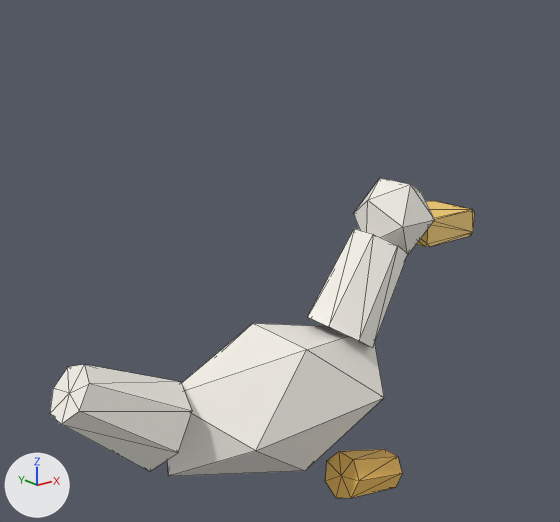
Renders of the glTF model public/studio/v2.15.0/d_duck/model.glb from each side of a commit.
Both versions are drawn from a 50 mm camera at (-2.73, -3.43, 2.85) aimed at (0.14, 0.16, 1.42). The lights are fixed; the arrows at lower left show +X, +Y and +Z. The first picture is the older version. Mesh edges are drawn as thin lines. Where no turn or scale is listed for an object, it has been applied to the vertices.

The older version as bpy lines, for what is in view:
```python
me_geometry_1 = bpy.data.meshes.new('geometry_1')
me_geometry_1.from_pydata(...)  # 16 vertices, 28 faces; spans x 0.318..1.019, y -0.234..0.234, z 0.771..1.547
me_geometry_1.materials.append(mat_defaultmaterial_001)
me_geometry_2 = bpy.data.meshes.new('geometry_2')
me_geometry_2.from_pydata(...)  # an icosphere of 20 faces spanning x 0.723..1.217, y -0.221..0.221, z 1.362..1.838
me_geometry_2.materials.append(mat_defaultmaterial_002)
me_geometry_4 = bpy.data.meshes.new('geometry_4')
me_geometry_4.from_pydata(...)  # 16 vertices, 28 faces; spans x -1.433..-0.701, y -0.253..0.253, z 0.508..1.181
me_geometry_4.materials.append(mat_defaultmaterial_004)
me_geometry_6 = bpy.data.meshes.new('geometry_6')
me_geometry_6.from_pydata(...)  # 16 vertices, 28 faces; spans x 0.187..0.681, y -0.489..-0.197, z -0.134..0.241
me_geometry_6.materials.append(mat_defaultmaterial_006)
ob_part1 = bpy.data.objects.new('part1', me_geometry_1)
ob_part1.location = (0.0, 0.0, 0.0)
ob_part2 = bpy.data.objects.new('part2', me_geometry_2)
ob_part2.location = (0.0, 0.0, 0.0)
ob_part4 = bpy.data.objects.new('part4', me_geometry_4)
ob_part4.location = (0.0, 0.0, 0.0)
ob_part6 = bpy.data.objects.new('part6', me_geometry_6)
ob_part6.location = (0.0, 0.0, 0.0)
# also in view: 'part3' at (1.34, 0.0, 1.5); 'part0' at (0.0, 0.0, 0.6)
```
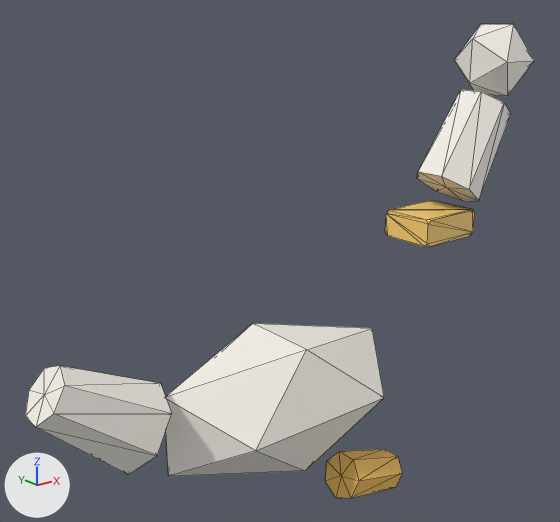
Location of each change, [x1, y1, x2, y2] in pixels of the pictures (560 x 522 px):
'part1', moved: before [307, 229, 408, 348]; after [417, 90, 511, 201]
'part4', moved: before [50, 364, 192, 472]; after [25, 366, 172, 475]
'part2', moved: before [354, 178, 435, 256]; after [454, 24, 534, 96]

The change, as a list of edits to the scene's bpy script:
```text
Change me_geometry_1:
    used by ob_part1; location = (0.0, 0.0, 0.0)
    remove me_geometry_1.from_pydata(...)  # 16 vertices, 28 faces; spans x 0.318..1.019, y -0.234..0.234, z 0.771..1.547
    add me_geometry_1.from_pydata(...)  # 16 vertices, 28 faces; spans x 1.306..2.008, y -0.234..0.234, z 1.601..2.377
    me_geometry_1 part 1: the whole mesh is moved by (0.989, 0.0, 0.83)
Change me_geometry_2:
    used by ob_part2; location = (0.0, 0.0, 0.0)
    remove me_geometry_2.from_pydata(...)  # 12 vertices, 20 faces; spans x 0.723..1.217, y -0.221..0.221, z 1.362..1.838
    add me_geometry_2.from_pydata(...)  # 12 vertices, 20 faces; spans x 1.667..2.161, y -0.221..0.221, z 2.335..2.811
    me_geometry_2 part 2: the whole mesh is moved by (0.944, 0.0, 0.973)
Change me_geometry_4:
    used by ob_part4; location = (0.0, 0.0, 0.0)
    remove me_geometry_4.from_pydata(...)  # 16 vertices, 28 faces; spans x -1.433..-0.701, y -0.253..0.253, z 0.508..1.181
    add me_geometry_4.from_pydata(...)  # 16 vertices, 28 faces; spans x -1.558..-0.827, y -0.253..0.253, z 0.537..1.21
    me_geometry_4 part 3: the whole mesh is moved by (-0.126, 0.0, 0.029)
```
